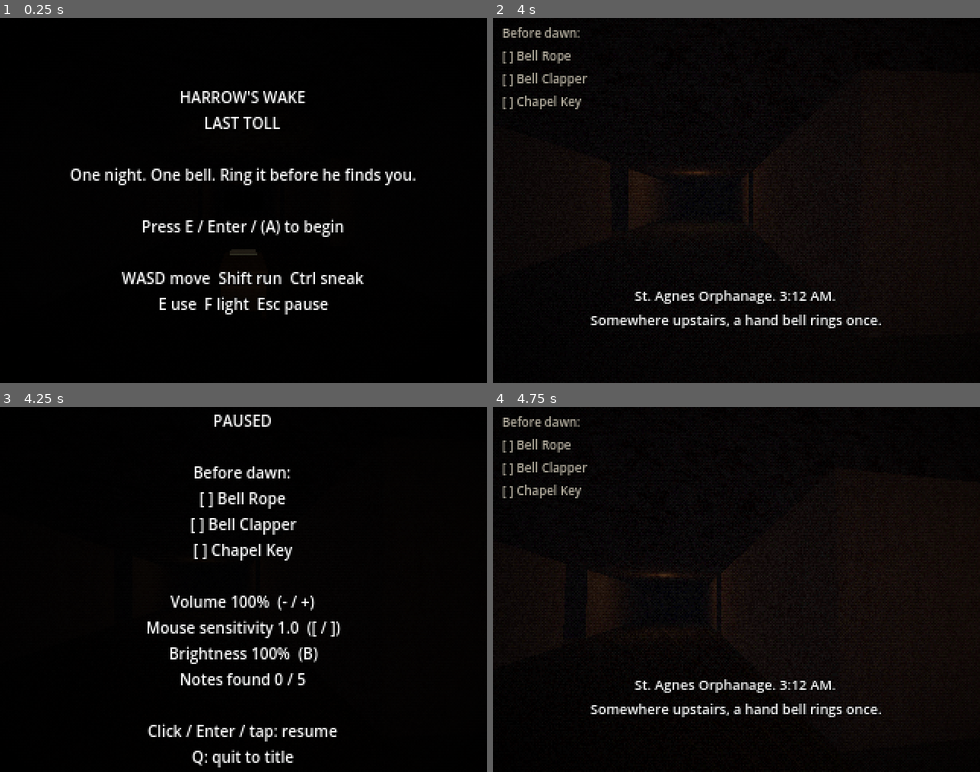
Above: before the commit, frames 1-4 (two rows, left to right).
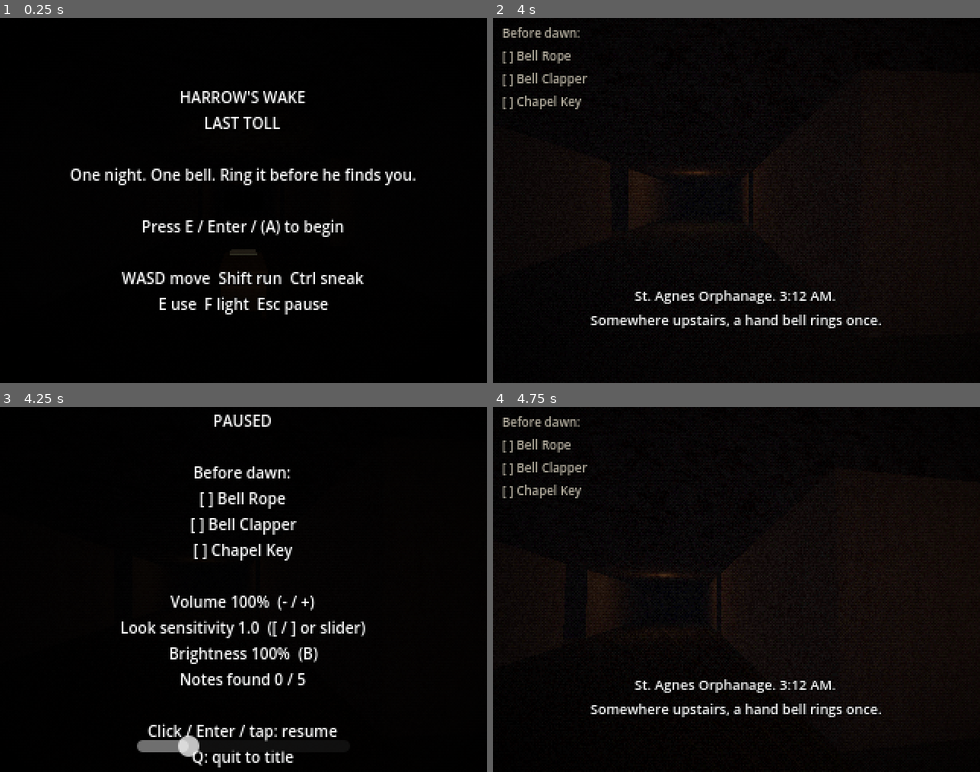
Above: after the commit, the same moments.

Repository: Tylerlikesps4/Harrows-Wake-Last-Toll
Game: Godot game, scene res://scenes/main.tscn
Same seed, same stepped clock (60 frames per second), same inputs: the game is played once before the commit and once after it.
Inputs (mouse positions are in pixels of both pictures, inside the frame that each line leads up to):
- Up to frame 1 (0.25 s): no input
- Up to frame 2 (4 s): tap Enter at 0.5, 2 s; move the mouse to (843, 182) at 0.52 s; hold D (move_right) 0.53-1.28 s; hold E (use) 0.53-1.28 s; click (843, 182) at 0.67 s; tap Space at 0.77, 1.25, 1.52, 3.02, 3.5, 3.77 s; move the mouse to (712, 200) at 1.27 s; hold W (move_forward) from 1.28 s (still down); tap F (light) at 1.35 s; click (712, 200) at 1.42 s; tap E (use) at 1.55, 2.3, 3.05 s; move the mouse to (746, 193) at 2.02 s; hold Shift (run) 2.03-2.78 s; click (746, 193) at 2.17 s; move the mouse to (731, 207) at 2.77 s; tap Ctrl (sneak) at 2.85 s; click (731, 207) at 2.92 s; move the mouse to (775, 204) at 3.52 s; hold E (use) from 3.53 s (still down); click (775, 204) at 3.67 s
- Up to frame 3 (4.25 s): keep holding W (move_forward); keep holding E (use); tap Escape (pause) at 4.15 s
- Up to frame 4 (4.75 s): release W (move_forward) at 4.25 s; release E (use) at 4.25 s; drag from (590, 534) to (663, 498) at 4.27 s

Frames 1-2 are identical in both runs. In frame 3, 1.6% of the frame differs, in the area x 25-75%, y 58-96%; in frame 4, nothing differs.

Commit message:
build-9: lower touch look sensitivity, pause-menu sensitivity slider

Diff:
--- a/scripts/main.gd
+++ b/scripts/main.gd
@@ -698,6 +698,7 @@
 
 
 func _show_overlay(t: String, alpha: float = 0.75) -> void:
+	_show_sens_slider(false)
 	overlay.visible = true
 	overlay.color = Color(0, 0, 0, alpha)
 	overlay_label.visible = true
@@ -705,6 +706,7 @@
 
 
 func _hide_overlay() -> void:
+	_show_sens_slider(false)
 	overlay.visible = false
 	overlay_label.visible = false
 
@@ -778,7 +780,36 @@
 
 
 func _show_pause() -> void:
-	_show_overlay("PAUSED\n\n%s\n\nVolume %d%%  (- / +)\nMouse sensitivity %.1f  ([ / ])\nBrightness %d%%  (B)\nNotes found %d  …(202 unchanged characters)…
+	_show_overlay("PAUSED\n\n%s\n\nVolume %d%%  (- / +)\nLook sensitivity %.1f  ([ / ] or slider)\nBrightness %d%%  (B)\nNotes found %d  …(202 unchanged characters)…
+	_show_sens_slider(true)
+
+
+var sens_slider: HSlider
+
+
+func _show_sens_slider(on: bool) -> void:
+	if sens_slider == null:
+		if not on:
+			return
+		var cl := CanvasLayer.new()
+		cl.layer = 101
+		add_child(cl)
+		sens_slider = HSlider.new()
+		sens_slider.min_value = 0.2
+		sens_slider.max_value = 4.0
+		sens_slider.step = 0.1
+		sens_slider.custom_minimum_size = Vector2(140, 18)
+		sens_slider.size = Vector2(140, 18)
+		sens_slider.mouse_filter = Control.MOUSE_FILTER_STOP
+		cl.add_child(sens_slider)
+		sens_slider.value_changed.connect(func(v: float):
+			player.mouse_sens = v * 0.0025
+			if mode == "pause":
+				_show_pause())
+	var vs := get_viewport().get_visible_rect().size
+	sens_slider.position = Vector2((vs.x - 140.0) / 2.0, vs.y - 26.0)
+	sens_slider.set_value_no_signal(player.mouse_sens / 0.0025)
+	sens_slider.visible = on
 
 
 func adjust_settings(dvol: float, dsens: float) -> void:
@@ -1075,6 +1106,14 @@
 
 # ---------------------------------------------------------------- loop
 func _input(ev: InputEvent) -> void:
+	# build-9: touch doesn't emulate mouse here, so drive the pause-menu slider from touches directly
+	if mode == "pause" and sens_slider != null and sens_slider.visible and (ev is InputEventScreenTouch or ev is InputEventScreenDrag):
+		var r := Rect2(sens_slider.position - Vector2(10, 10), sens_slider.size + Vector2(20, 20))
+		if r.has_point(ev.position):
+			var t := clampf((ev.position.x - sens_slider.position.x) / sens_slider.size.x, 0.0, 1.0)
+			sens_slider.value = lerpf(sens_slider.min_value, sens_slider.max_value, t)
+			get_viewport().set_input_as_handled()
+			return
 	if not audio_unlocked and ((ev is InputEventMouseButton or ev is InputEventScreenTouch or ev is InputEventKey or ev is InputEventJoypadButton) and ev.is_pressed()):
 		audio_unlocked = true
 		if pending_title_vol != null and mode == "title":
--- a/scripts/player.gd
+++ b/scripts/player.gd
@@ -84,8 +84,10 @@
 		return
 	# look: gamepad right stick + touch drag
 	var rs := Input.get_vector("look_left", "look_right", "look_up", "look_down")
-	yaw -= rs.x * 2.6 * delta + touch_look.x * 0.006
-	pitch = clampf(pitch - rs.y * 1.8 * delta - touch_look.y * 0.006, -1.3, 1.3)
+	# build-9: touch look was ~4x too fast on phones; it now follows the look sensitivity setting
+	var tk := mouse_sens * 0.6
+	yaw -= rs.x * 2.6 * delta + touch_look.x * tk
+	pitch = clampf(pitch - rs.y * 1.8 * delta - touch_look.y * tk, -1.3, 1.3)
 	touch_look = Vector2.ZERO
 	# a hiding child keeps the torch covered
 	flashlight.visible = light_on and not hidden
Not shown, changed: RESUME.md
